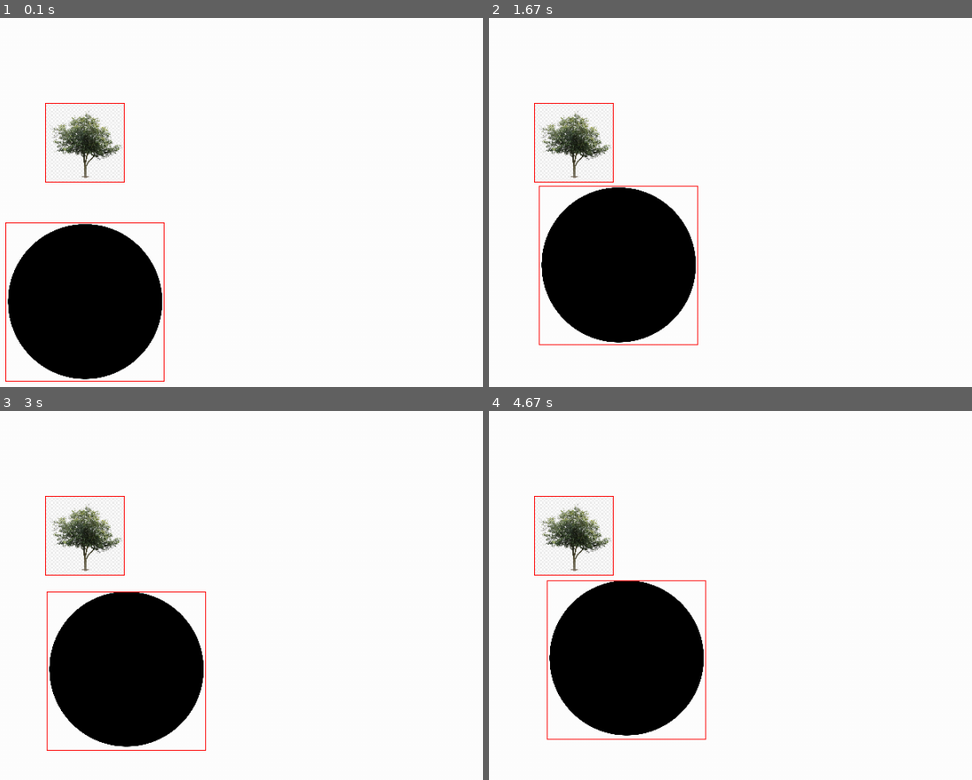
Above: before the commit, frames 1-4 (two rows, left to right).
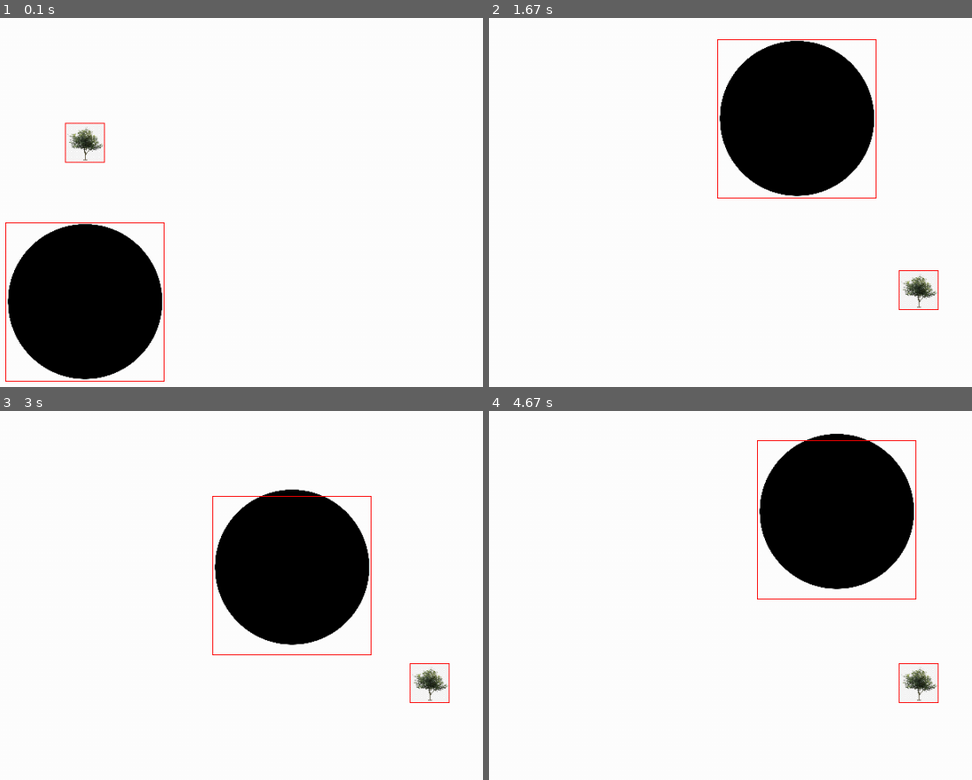
Above: after the commit, the same moments.

Repository: Pongkarm/Pygame_learn
Game: pygame game, started from Ex9_hitblock.py
Two runs of this game, one before a commit and one after it. Both use one fixed random seed, a clock stepped at 60 frames per second and the inputs below.
Inputs:
- Up to frame 1 (0.1 s): no input
- Up to frame 2 (1.67 s): hold W 0.33-0.8 s; hold Right 0.33-0.8 s; hold Right 0.83-1.3 s; hold W 1.33-1.63 s
- Up to frame 3 (3 s): hold Right 1.67-2.13 s; hold A 2.17-2.7 s; hold Down from 2.73 s (still down)
- Up to frame 4 (4.67 s): release Down at 3.03 s; hold A 3.07-3.47 s; hold Up 3.5-3.87 s; hold D 3.9-4.53 s; hold Down from 4.57 s (still down)

The runs differ from the first frame. In frame 1, 1.3% of the frame differs, in the area x 9-26%, y 23-45%; in frame 2, 24%, in the area x 9-94%, y 5-89%; in frame 3, 24%; in frame 4, 24%.

Commit message:
Ex9-Ex-10

Diff:
--- /dev/null
+++ b/Ex10_creategame.py
@@ -0,0 +1,91 @@
+import pygame
+import random
+
+pygame.init()
+pygame.display.set_caption("Game's Pongkarm")
+
+#กำหนดขนดหน้าจอ จะใช้ตัวแปรพิมใหญ่ทั้งหมดสำหรับค่าคงที่ที่ไม่มีการเปลี่ยนแปลง
+SCREEN_W = 1000
+SCREEN_H = 800
+
+screen = pygame.display.set_mode((SCREEN_W, SCREEN_H))
+
+#ตั้งค่าสี
+BLACK = (0, 0, 0)
+WHITE = (255, 255, 255)
+GREEN = (0, 255, 255)
+RED = (255, 0, 0)
+FPS = 30
+SPEED = 20
+BOLLSPEED = 20
+score = 0
+
+#รูปภาพ
+boll = pygame.image.load('image/Circle3.png')
+boll = pygame.transform.scale(boll, (70, 70))
+
+paddle = pygame.image.load('image/paddle1.png')
+paddle = pygame.transform.scale(paddle, (170, 50))
+
+boll_rect = boll.get_rect()
+boll_rect.center = (random.randint(0, SCREEN_W-100), 50)
+paddle_rect = paddle.get_rect()
+paddle_rect.center = (SCREEN_W//2, SCREEN_H -50)
+
+#font
+sys_font = pygame.font.SysFont('adobehebrewitalicopentype', 50)
+scorefont = sys_font.render(f'score : {str(score)}', False, BLACK)
+score_rect = scorefont.get_rect()
+score_rect.topleft = (10, 10)
+
+clock = pygame.time.Clock()
+
+running = True
+while running:
+    for event in pygame.event.get():
+        if event.type == pygame.QUIT:
+            running = False
+
+    screen.fill(WHITE)
+    screen.blit(boll, boll_rect)
+    screen.blit(paddle, paddle_rect)
+    screen.blit(scorefont, score_rect)
+    key = pygame.key.get_pressed()
+
+    #ถ้าโดน
+    if paddle_rect.colliderect(boll_rect):
+        boll_rect.y = 0
+        boll_rect.x = random.randint(0, SCREEN_W-100)
+        score += 1
+        scorefont = sys_font.render(f'score : {str(score)}', False, BLACK)
+
+
+        # running = False
+
+    if key[pygame.K_LEFT] and paddle_rect.left > 0:
+        # print('key left')
+        paddle_rect.x -= SPEED
+    if key[pygame.K_RIGHT] and paddle_rect.right < SCREEN_W:
+        # print('key right')
+        paddle_rect.x += SPEED
+    if key[pygame.K_a] and paddle_rect.left > 0:
+        # print('a')
+        paddle_rect.x -= SPEED
+    if key[pygame.K_d] and paddle_rect.right < SCREEN_W:
+        # print('d')
+        paddle_rect.x += SPEED
+
+    #เคลีอนที่ลูกบอล
+    if boll_rect.y < SCREEN_H:
+        boll_rect.y += BOLLSPEED
+    else:
+        boll_rect.y = 0
+        boll_rect.x = random.randint(0, SCREEN_W-100)
+
+    #สร้าง hit block ของแต่ละรูป
+    # pygame.draw.rect(screen, RED, boll_rect,1)
+    # pygame.draw.rect(screen, RED, tree_rect,1)
+
+    pygame.display.update()
+    clock.tick(FPS)
+pygame.quit()
--- a/Ex9_hitblock.py
+++ b/Ex9_hitblock.py
@@ -1,4 +1,6 @@
 import pygame
+import random
+
 pygame.init()
 pygame.display.set_caption("Game's Pongkarm")
 
@@ -14,14 +16,14 @@
 GREEN = (0, 255, 255)
 RED = (255, 0, 0)
 FPS = 30
-SPEED = 2
+SPEED = 10
 
 #รูปภาพ
 boll = pygame.image.load('image/Circle2.png')
 boll = pygame.transform.scale(boll, (200, 200))
 
 tree = pygame.image.load('image/tree1.png')
-tree = pygame.transform.scale(tree, (100, 100))
+tree = pygame.transform.scale(tree, (50, 50))
 
 boll_rect = boll.get_rect()
 boll_rect.center = (SCREEN_W//2, SCREEN_H//2)
@@ -41,31 +43,37 @@
     screen.blit(tree, tree_rect)
     key = pygame.key.get_pressed()
 
+    #ถ้าโดน
+    if tree_rect.colliderect(boll_rect):
+        print('hit')
+        tree_rect.x = random.randint(0, SCREEN_W-20)
+        tree_rect.y = random.randint(0, SCREEN_H-20)
+        # running = False
     if key[pygame.K_UP]:
-        print('key up')
+        # print('key up')
         boll_rect.y -= SPEED
     if key[pygame.K_DOWN]:
         boll_rect.y += SPEED
-        print('key down')
+        # print('key down')
     if key[pygame.K_LEFT]:
-        print('key left')
+        # print('key left')
         boll_rect.x -= SPEED
     if key[pygame.K_RIGHT]:
-        print('key right')
+        # print('key right')
         boll_rect.x += SPEED
     if key[pygame.K_w]:
-        print('w')
+        # print('w')
         boll_rect.y -= SPEED
     if key[pygame.K_a]:
-        print('a')
+        # print('a')
         boll_rect.x -= SPEED
     if key[pygame.K_s]:
-        print('s')
+        # print('s')
         boll_rect.y += SPEED
     if key[pygame.K_d]:
-        print('d')
+        # print('d')
         boll_rect.x += SPEED
-
+    #สร้าง hit block ของแต่ละรูป
     pygame.draw.rect(screen, RED, boll_rect,1)
     pygame.draw.rect(screen, RED, tree_rect,1)
 
Binary file added: image/Circle3.png
Binary file added: image/paddle1.png
